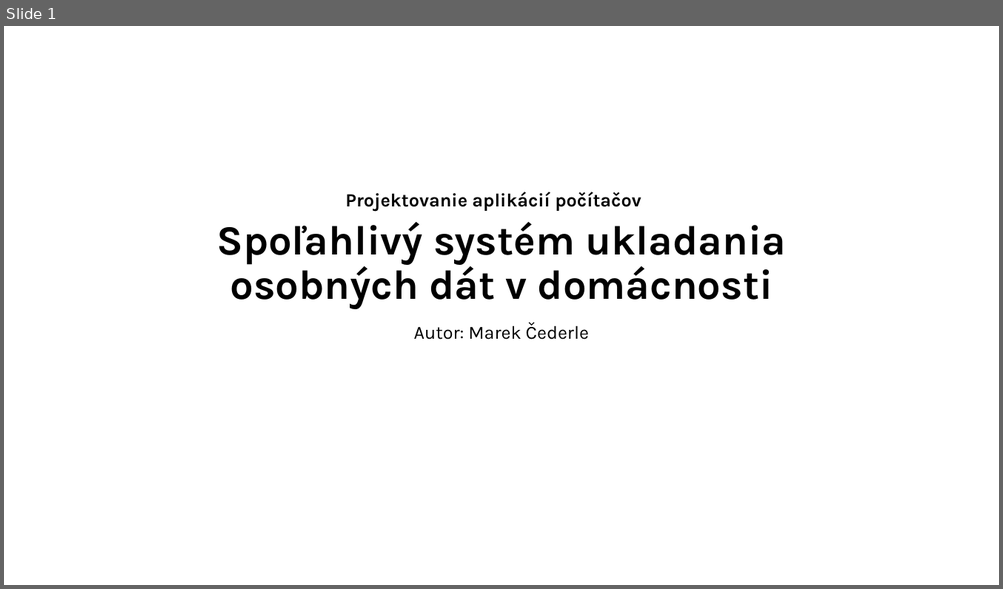
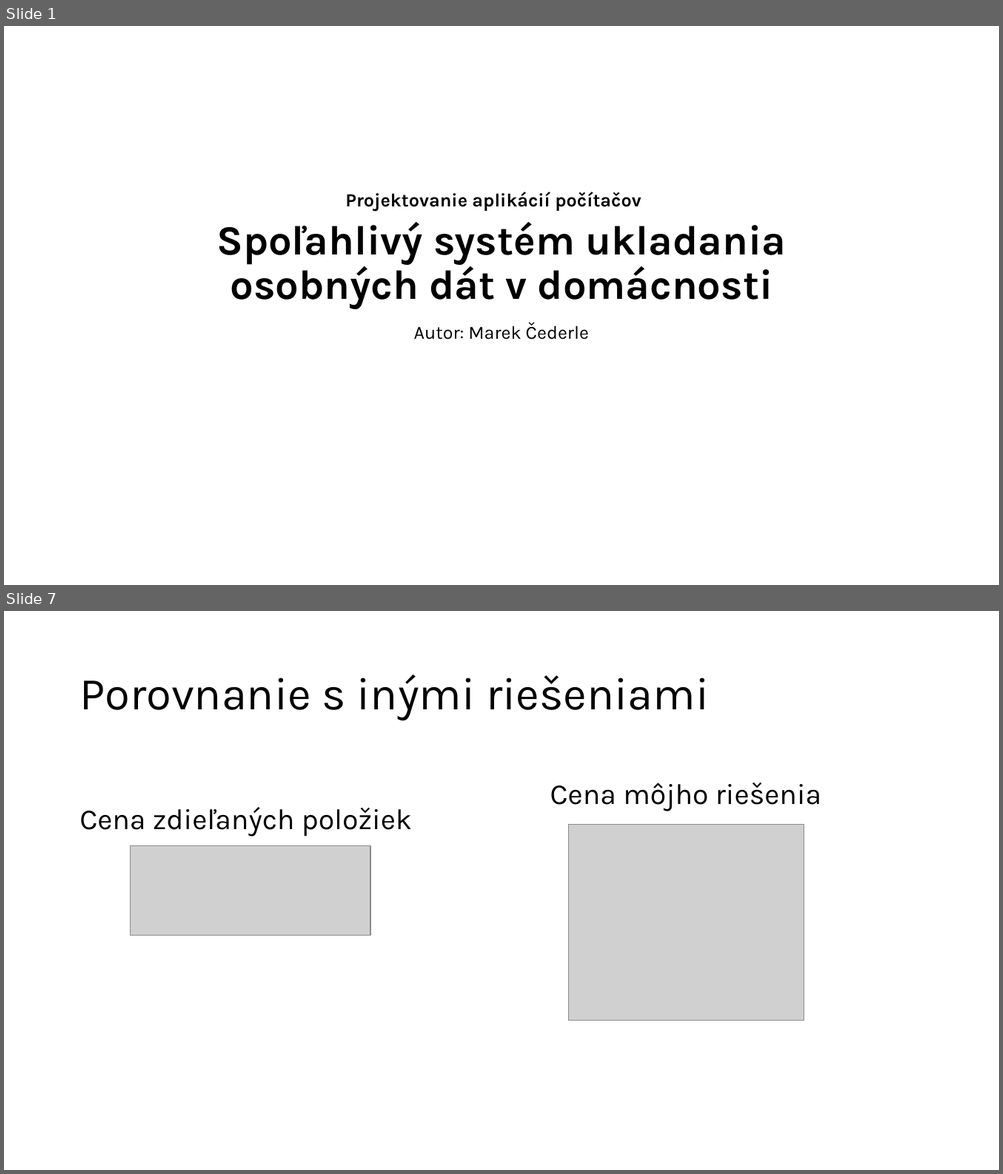
Before and after one commit to MeheheCedy22/PAP, a slide deck: presentation/prezentacia.pptx. Shown one above the other, each under a label of ours: slide 1 before the commit, slides 1 and 7 after it; the slides between them are not shown. The pictures are 1003x589 and 1003x1174 pixels, drawn with LibreOffice and Linux fonts; fonts in the diff are those of the drawing; grey boxes stand for pictures. Boxes give left, top, right and bottom in pixels: in the first picture for what was removed or moved away, otherwise in the second. Text is boxed around its words. In the diff, an @@ line names an element or a change of style, - is before the commit and + after.

```diff
--- a/presentation/prezentacia.pptx
+++ b/presentation/prezentacia.pptx
@@ slide 7 added at [4, 611, 999, 1170], background #FFFFFF @@
@@ title added at [79, 675, 708, 721], 44 pt, text #000000 @@
+Porovnanie s inými riešeniami
@@ text added at [550, 783, 821, 812], 28 pt, text #000000 @@
+Cena môjho riešenia
@@ text added at [79, 807, 412, 837], 28 pt, text #000000 @@
+Cena zdieľaných položiek
@@ picture added at [568, 824, 803, 1021] @@
@@ picture added at [130, 846, 370, 936] @@
```
Also in this commit, not shown: 2 slides changed, 6 other slides added, 6 slides removed.
